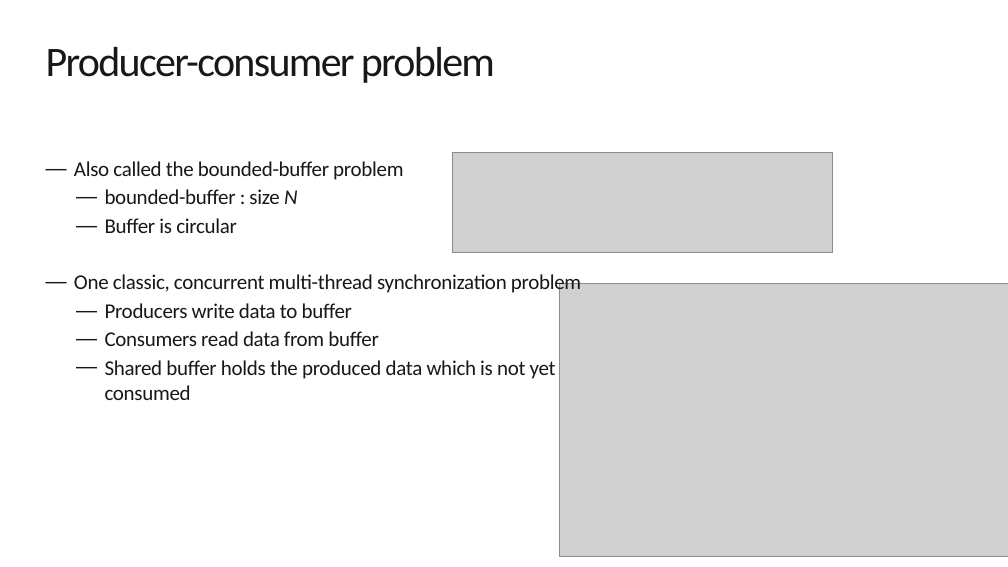
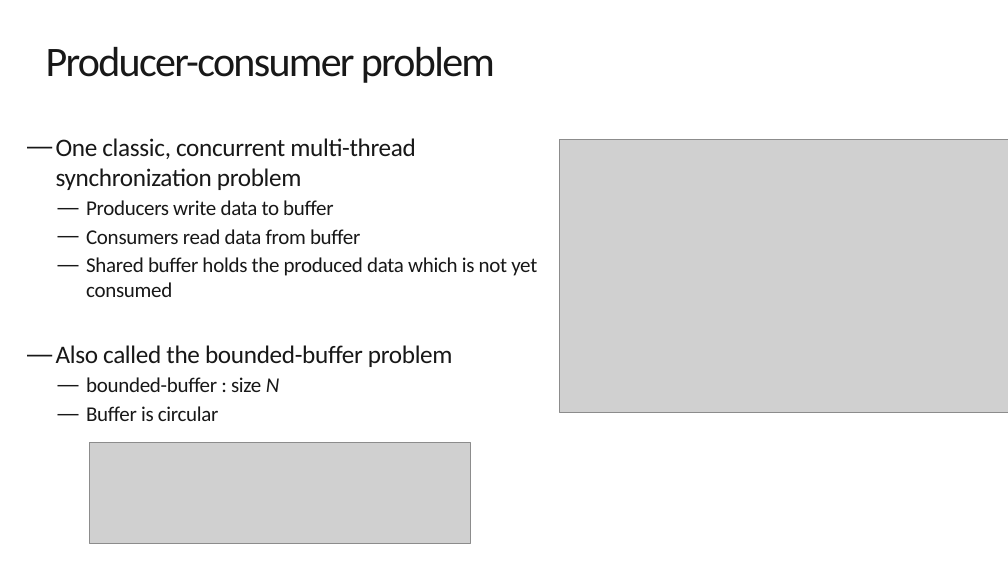
Before and after one commit to exiaoqu/ProducerConsumerProblemInJava, a slide deck: slide 3 of Producer and Consumer in Java.pptx (slide 4 before the commit). Drawn at 1008x567 pixels with LibreOffice and Linux fonts; fonts in the diff are those of the drawing; grey boxes stand for pictures; background and template pictures are left out. Boxes give left, top, right and bottom in pixels: in the first picture for what was removed or moved away, otherwise in the second. Text is boxed around its words. In the diff, an @@ line names an element or a change of style, - is before the commit and + after.

```diff
--- a/Producer and Consumer in Java.pptx
+++ b/Producer and Consumer in Java.pptx
@@ text "One classic, concurrent multi-thread synchronization ...": place and size @@
-text "One classic, concurrent multi-thread synchronization ..." at bbox=[74, 161, 581, 400]
+text "One classic, concurrent multi-thread synchronization ..." at bbox=[56, 138, 537, 421]
@@ text at bbox=[56, 138, 415, 190]: size 20 to 24 pt in "One classic, concurrent multi-thread synchronization problem" @@
@@ picture: place and size @@
-picture at bbox=[560, 284, 1008, 557]
+picture at bbox=[560, 140, 1008, 413]
@@ text at bbox=[74, 161, 403, 233]: paragraphs removed @@
-— Also called the bounded-buffer problem
-  — bounded-buffer : size N
-  — Buffer is circular
@@ text at bbox=[56, 345, 453, 421]: paragraphs added @@
+— Also called the bounded-buffer problem
+  — bounded-buffer : size N
+  — Buffer is circular
@@ picture: place and size @@
-picture at bbox=[452, 152, 833, 253]
+picture at bbox=[90, 442, 470, 543]
```
Also in this commit, not shown: 22 other slides changed, 10 slides added, 12 slides removed, 3 other files.
